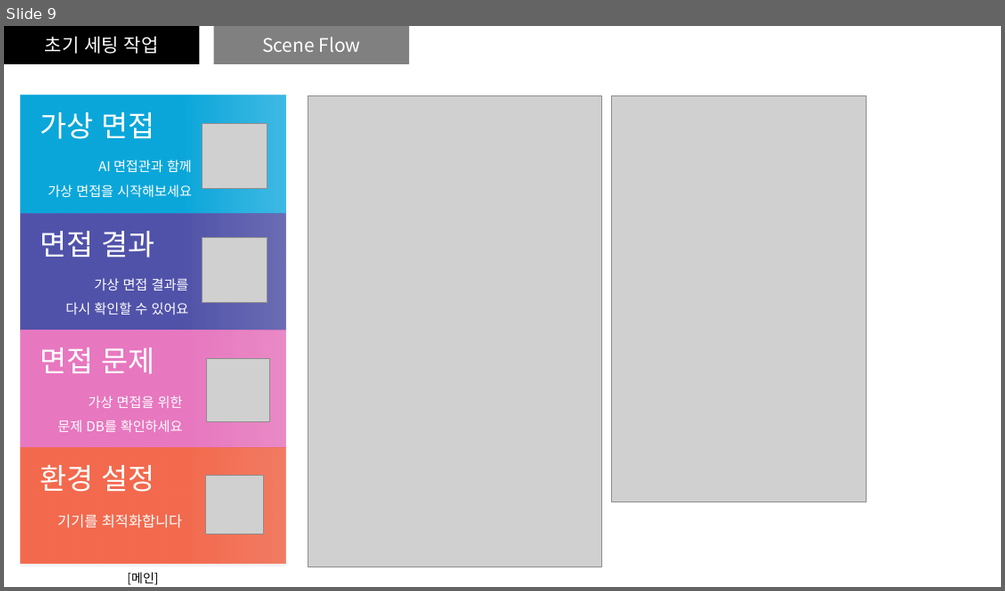
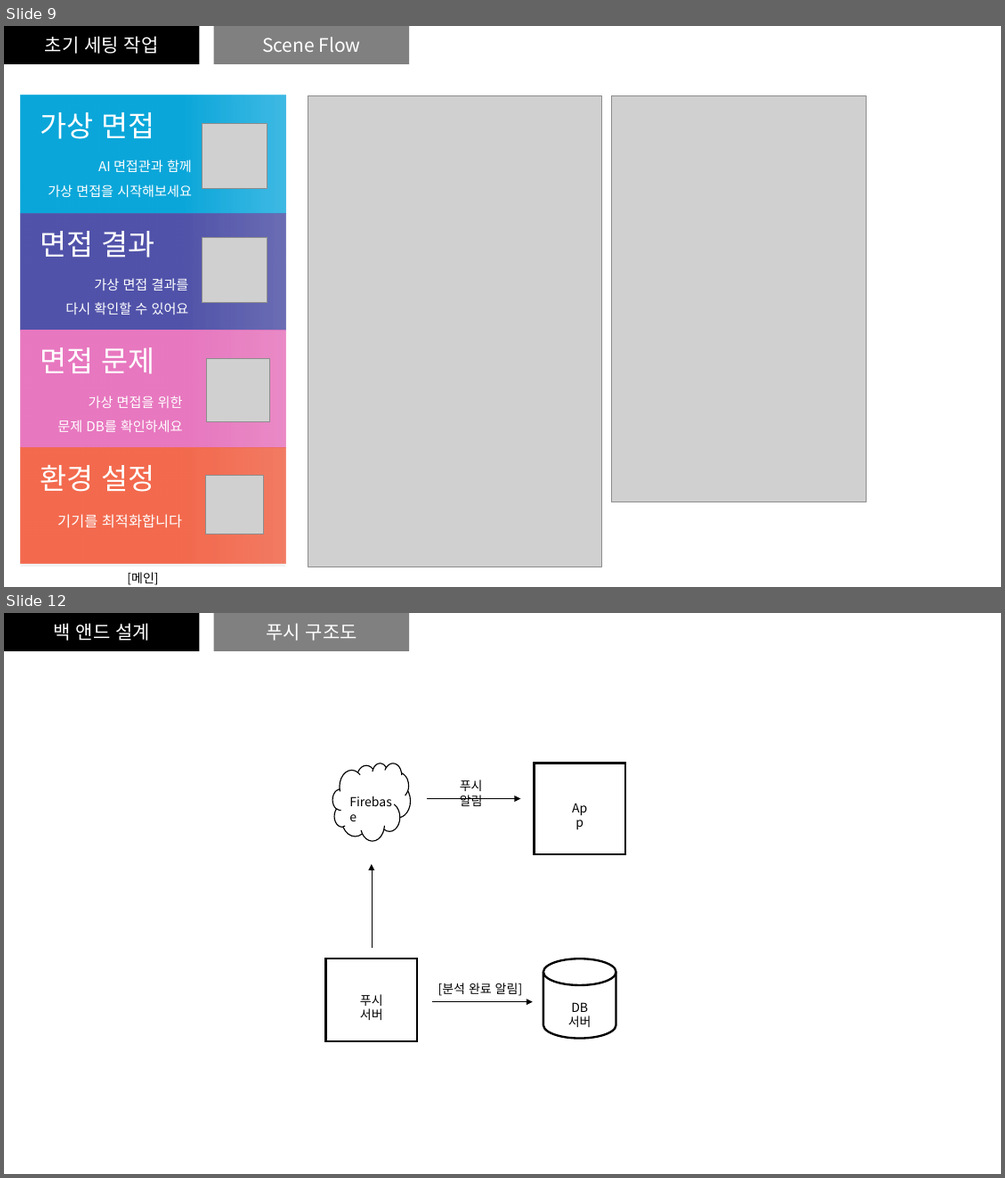
Before and after one commit to mrkimkim/AI_interview, a slide deck: Scatch.pptx. Shown one above the other, each under a label of ours: slide 9 before the commit, slides 9 and 12 after it; the slides between them are not shown. The pictures are 1005x591 and 1005x1178 pixels, drawn with LibreOffice and Linux fonts; fonts in the diff are those of the drawing; grey boxes stand for pictures. Boxes give left, top, right and bottom in pixels: in the first picture for what was removed or moved away, otherwise in the second. Text is boxed around its words. In the diff, an @@ line names an element or a change of style, - is before the commit and + after.

```diff
--- a/Scatch.pptx
+++ b/Scatch.pptx
@@ slide 12 added at bbox=[4, 613, 1001, 1174], background #FFFFFF @@
@@ rectangle added at bbox=[4, 613, 199, 651], fill #000000, 18 pt, text #FFFFFF @@
+백 앤드 설계
@@ rectangle added at bbox=[214, 613, 409, 651], fill #808080, 18 pt, text #FFFFFF @@
+푸시 구조도
@@ cloud added at bbox=[332, 763, 410, 841], outline #000000 1 pt @@
@@ rectangle added at bbox=[534, 763, 625, 854], fill #FFFFFF, outline #000000 2 pt @@
@@ text added at bbox=[343, 790, 404, 812], 12 pt, text #000000 @@
+Firebase
@@ arrow added from (427, 798) to (521, 798), #000000 0.5 pt @@
@@ text added at bbox=[460, 779, 483, 806], 12 pt, text #000000 @@
+푸시 알림
@@ text added at bbox=[562, 796, 598, 819], 12 pt, text #000000 @@
+App
@@ arrow added from (372, 948) to (372, 864), #000000 0.5 pt @@
@@ rectangle added at bbox=[325, 958, 417, 1041], fill #FFFFFF, outline #000000 2 pt @@
@@ cylinder added at bbox=[543, 958, 615, 1038], outline #000000 2 pt @@
@@ text added at bbox=[438, 982, 523, 996], 12 pt, text #000000 @@
+[분석 완료 알림]
@@ text added at bbox=[360, 994, 383, 1020], 12 pt, text #000000 @@
+푸시 서버
@@ arrow added from (432, 1002) to (533, 1002), #000000 0.5 pt @@
@@ text added at bbox=[568, 1002, 591, 1027], 12 pt, text #000000 @@
+DB 서버
```
Also in this commit, not shown: 1 slide changed, 1 other slide added, 2 slides removed, 18 other files.
